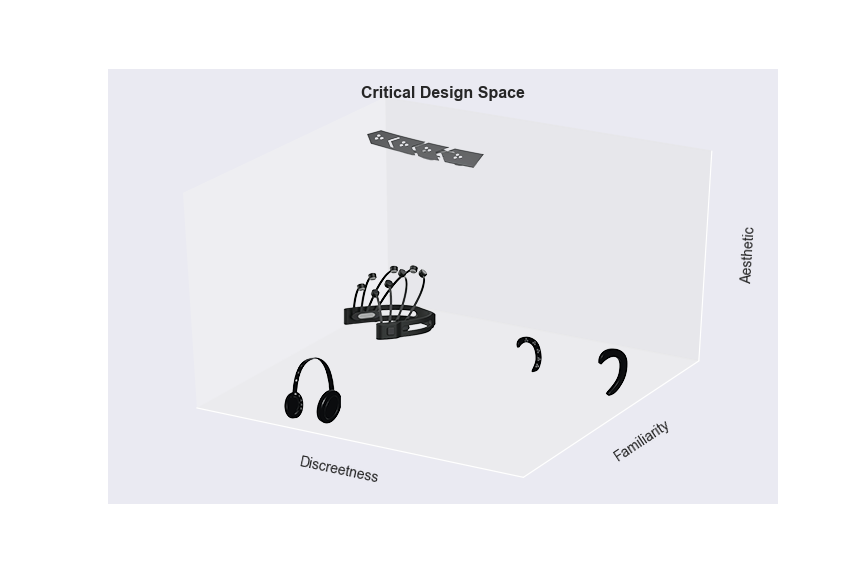
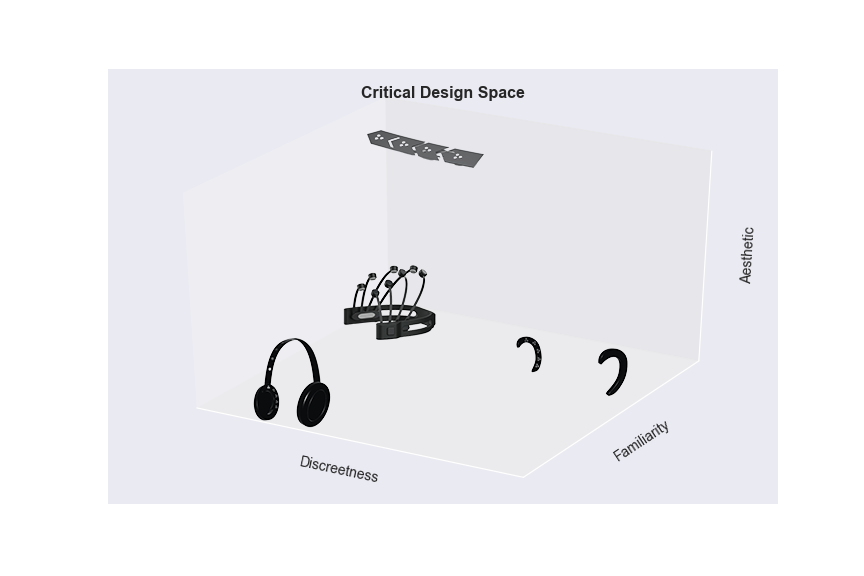
Comparing the layer stacks of the two 864 x 576 images. Changes:
added layer "Familiar-removed" above "Discreet-removebg-preview" over [253, 338, 331, 428]
hid "Familiar-removebg-preview" over [284, 357, 341, 424]
